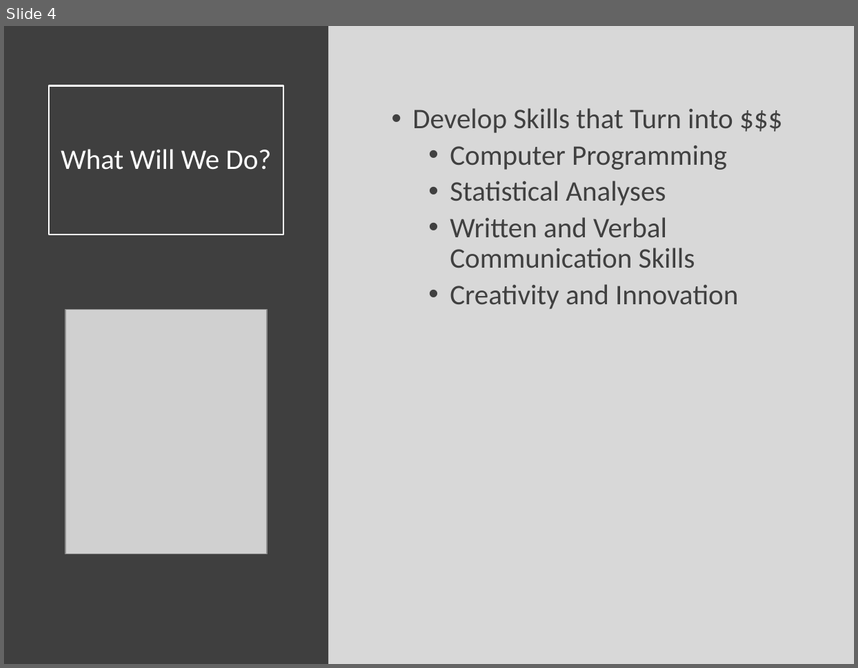
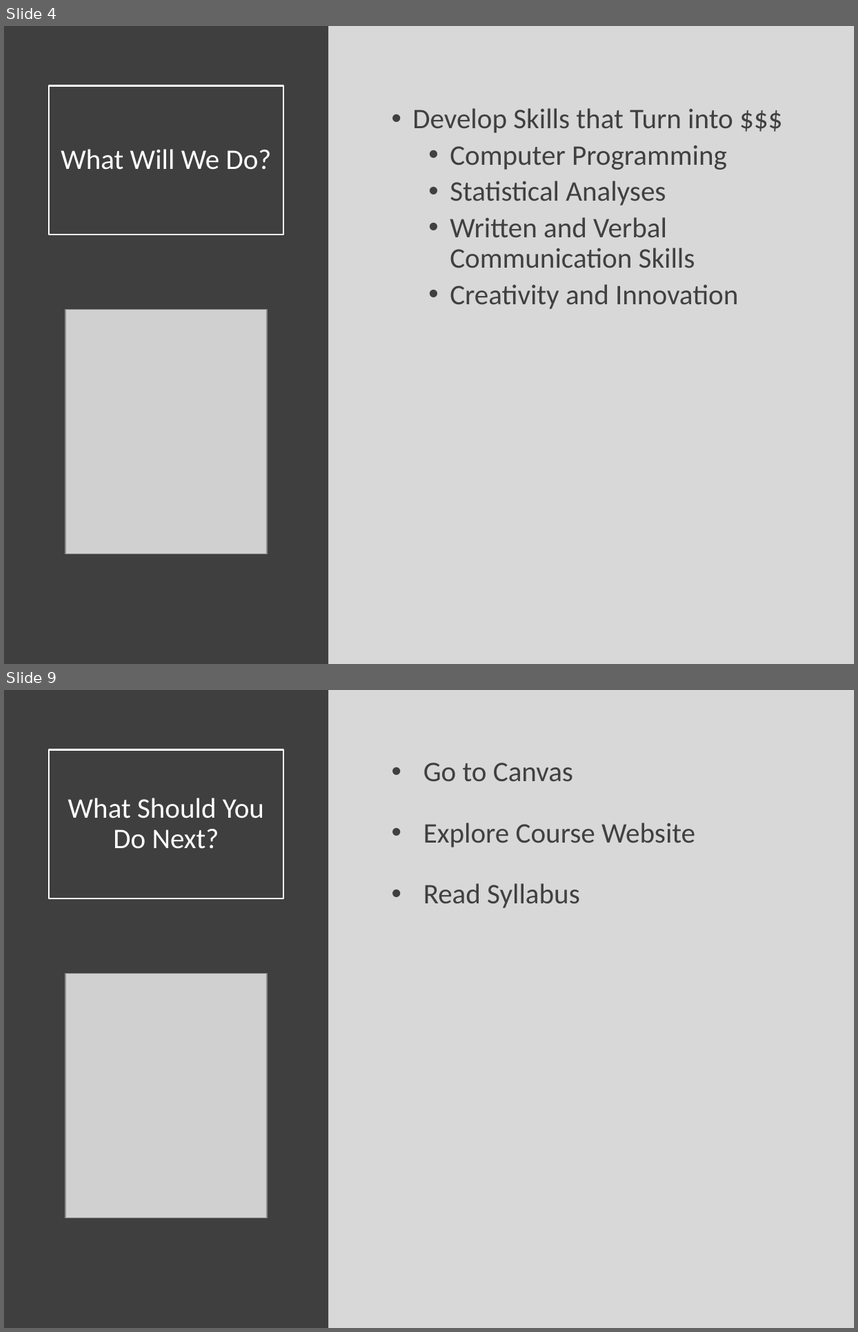
Before and after one commit to SuperMarioGiacomazzo/STOR320_WEBSITE, a slide deck: Lecture/Introduction/Intro_Lecture.pptx. Shown one above the other, each under a label of ours: slide 4 before the commit, slides 4 and 9 after it; the slides between them are not shown. The pictures are 858x668 and 858x1332 pixels, drawn with LibreOffice and Linux fonts; fonts in the diff are those of the drawing; grey boxes stand for pictures. Boxes give left, top, right and bottom in pixels: in the first picture for what was removed or moved away, otherwise in the second. Text is boxed around its words. In the diff, an @@ line names an element or a change of style, - is before the commit and + after.

```diff
--- a/Lecture/Introduction/Intro_Lecture.pptx
+++ b/Lecture/Introduction/Intro_Lecture.pptx
@@ slide 9 added at (4,690,854,1328), background #D8D8D8 @@
@@ rectangle added at (4,690,329,1328), fill #3F3F3F @@
@@ title added at (49,749,283,898), outline #FFFFFF 1.5 pt, 24 pt, text #FFFFFF @@
+What Should You Do Next?
@@ text added at (424,762,695,908), 24 pt, text #404040 @@
+              • Go to Canvas
+              • Explore Course Website
+                • Read Syllabus
@@ picture added at (65,973,267,1217) @@
```
Also in this commit, not shown: 6 slides changed, 1 other file.
